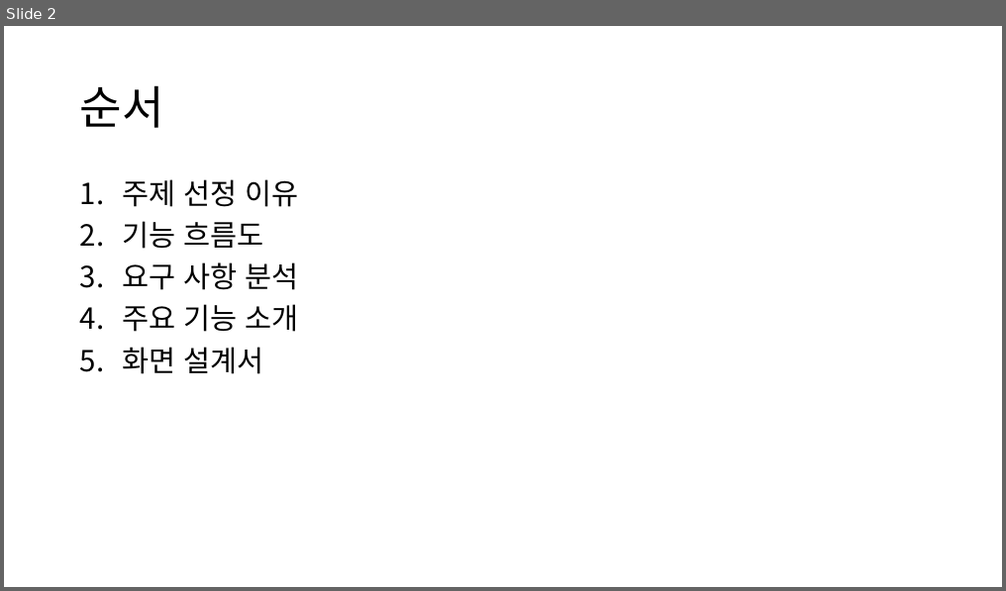
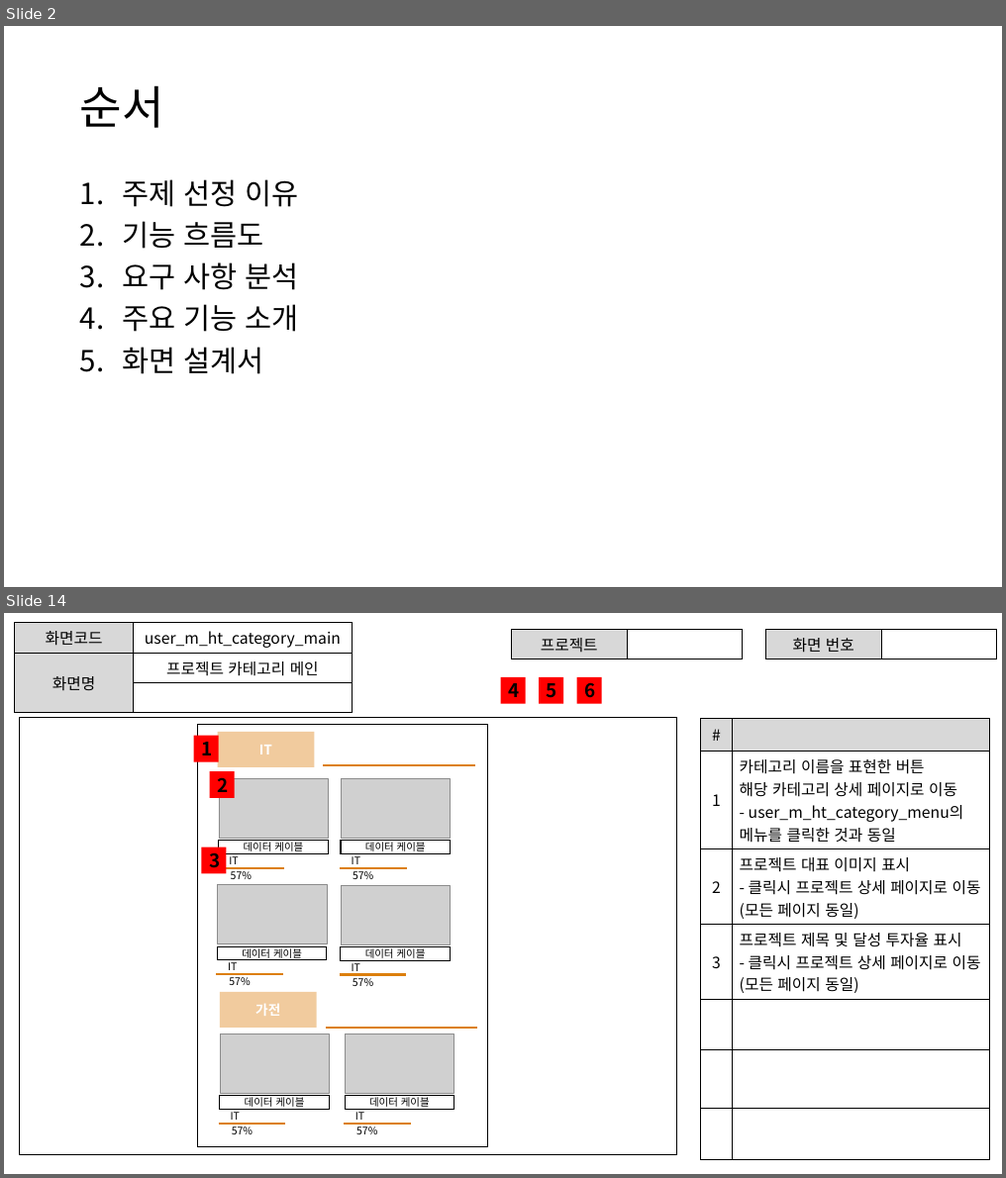
Before and after one commit to ezenteam2/EzenCrowdFunding, a slide deck: project03 - 발표1.pptx. Shown one above the other, each under a label of ours: slide 2 before the commit, slides 2 and 14 after it; the slides between them are not shown. The pictures are 1006x591 and 1006x1178 pixels, drawn with LibreOffice and Linux fonts; fonts in the diff are those of the drawing; grey boxes stand for pictures; background and template pictures are left out. Boxes give left, top, right and bottom in pixels: in the first picture for what was removed or moved away, otherwise in the second. Text is boxed around its words. In the diff, an @@ line names an element or a change of style, - is before the commit and + after.

```diff
--- a/project03 - 발표1.pptx
+++ b/project03 - 발표1.pptx
@@ slide 14 added at <box>4,613,1002,1174</box>, background #FFFFFF @@
@@ table added at <box>15,623,352,701</box>, 3 rows, 2 columns @@
+화면코드 | user_m_ht_category_main
+화면명 | 프로젝트 카테고리 메인
+ | 
@@ table added at <box>512,630,743,656</box>, 1 rows, 2 columns @@
+프로젝트 | 
@@ table added at <box>766,630,997,657</box>, 1 rows, 2 columns @@
+화면 번호 | 
@@ rectangle added at <box>501,677,526,703</box>, fill #FF0000, 18 pt, text #000000, bold @@
+4
@@ rectangle added at <box>539,677,563,703</box>, fill #FF0000, 18 pt, text #000000, bold @@
+5
@@ rectangle added at <box>576,677,601,703</box>, fill #FF0000, 18 pt, text #000000, bold @@
+6
@@ table added at <box>701,719,990,1158</box>, 7 rows, 2 columns @@
+# | 
+1 | 카테고리 이름을 표현한 버튼 / 해당 카테고리 상세 페이지로 이동 / - user_m_ht_category_menu의 메뉴를 클릭한 것과 동일
+2 | 프로젝트 대표 이미지 표시 / - 클릭시 프로젝트 상세 페이지로 이동 (모든 페이지 동일)
+3 | 프로젝트 제목 및 달성 투자율 표시 / - 클릭시 프로젝트 상세 페이지로 이동 (모든 페이지 동일)
+ | 
+ | 
+ | 
@@ group added at <box>20,717,677,1155</box>: 20 rectangles, 8 lines, 6 pictures, 5 texts @@
+데이터 케이블
+IT
+57%
+데이터 케이블
+IT
+57%
+데이터 케이블
+IT
+57%
+데이터 케이블
+IT
+57%
+데이터 케이블
+IT
+57%
+데이터 케이블
+IT
+57%
+IT
+가전
+1
+2
+3
```
Also in this commit, not shown: 4 slides changed, 126 other slides added, 1 slide removed.
